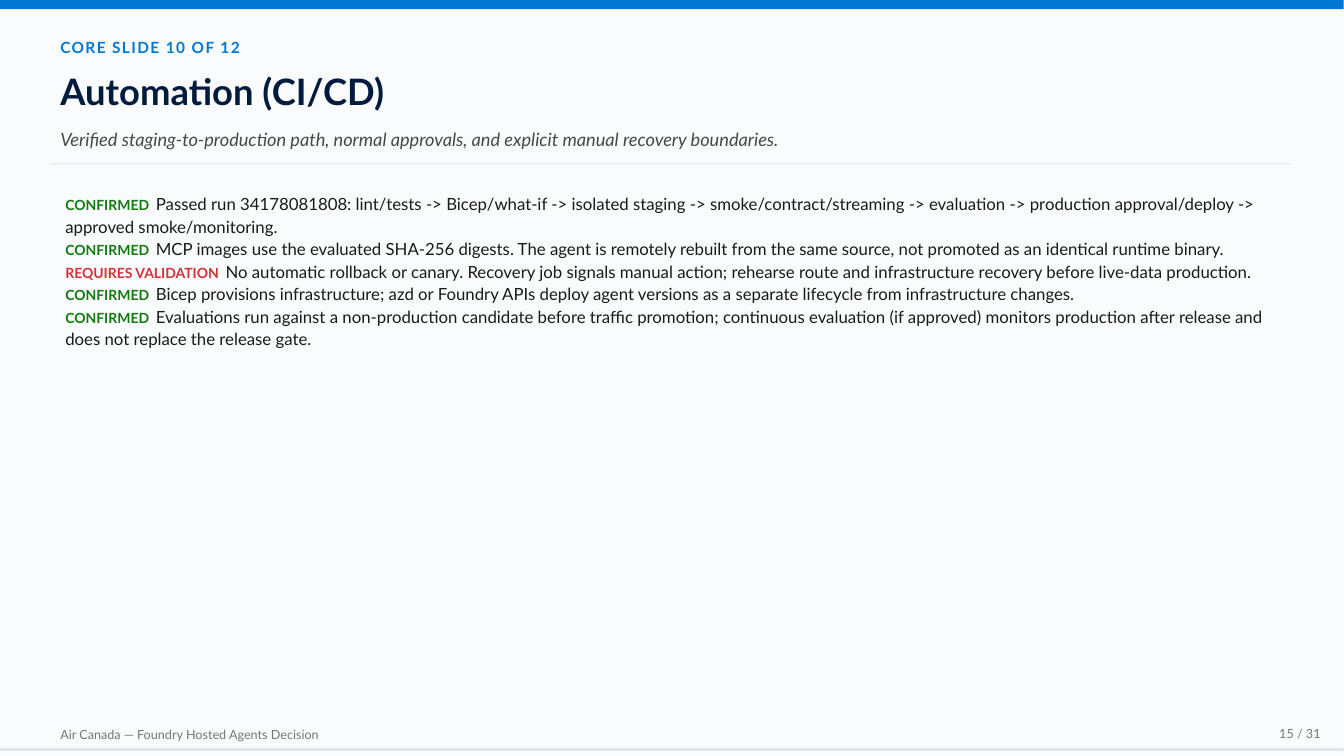
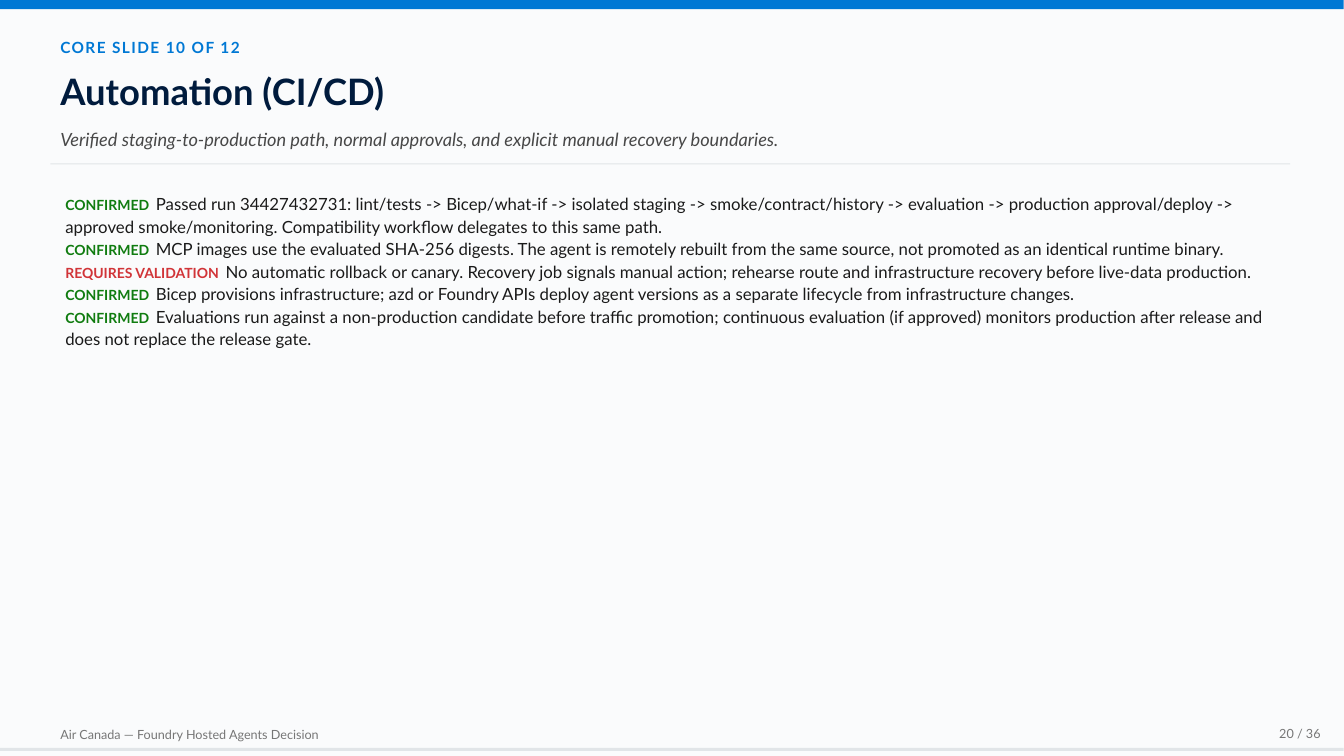
Before and after one commit to devopsabcs-engineering/foundry-hosted-agents, a slide deck: slide 20 of deliverables/air-canada-foundry-hosted-agents-decision.pptx (slide 15 before the commit). Drawn at 1344x756 pixels with LibreOffice and Linux fonts; fonts in the diff are those of the drawing. Boxes give left, top, right and bottom in pixels: in the first picture for what was removed or moved away, otherwise in the second. Text is boxed around its words. In the diff, an @@ line names an element or a change of style, - is before the commit and + after.

```diff
--- a/deliverables/air-canada-foundry-hosted-agents-decision.pptx
+++ b/deliverables/air-canada-foundry-hosted-agents-decision.pptx
@@ text at (x1=65, y1=197, x2=1213, y2=236): text changed @@
-● CONFIRMED Passed run 34178081808: lint/tests -> Bicep/what-if -> isolated staging -> smoke/contract/streaming -> evaluation -> production approval/deploy -> approved smoke/monitoring.
+● CONFIRMED Passed run 34427432731: lint/tests -> Bicep/what-if -> isolated staging -> smoke/contract/history -> evaluation -> production approval/deploy -> approved smoke/monitoring. Compatibility workflow delegates to this same path.
@@ text at (x1=1279, y1=729, x2=1321, y2=738): text changed @@
-15 / 31
+20 / 36
```
Also in this commit, not shown: 30 other slides changed, 5 slides added, 13 other files.
